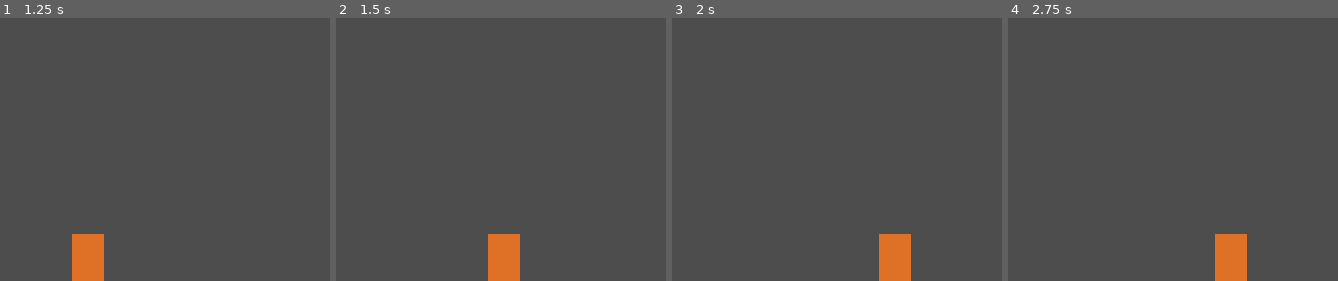
Above: before the commit, frames 1-4 (left to right).
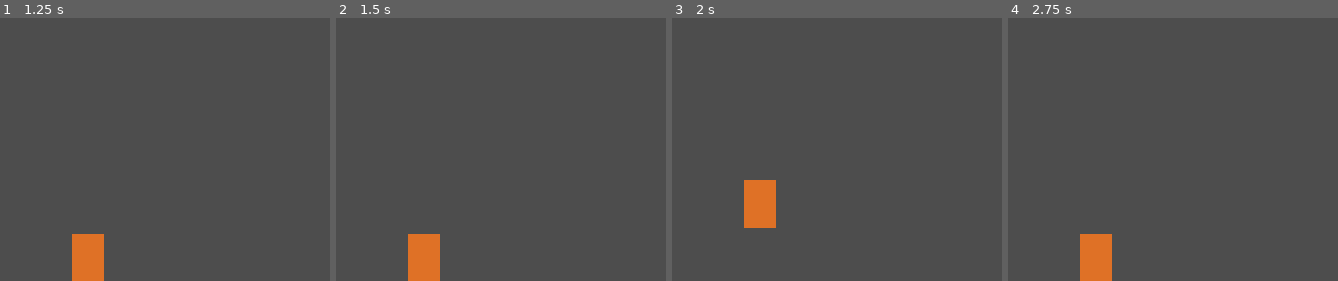
Above: after the commit, the same moments.

Repository: JachymDolezal/game-jam-solo
Game: Godot game, scene res://Menu/menu.tscn
Two runs of this game, one before a commit and one after it. Both use one fixed random seed, a clock stepped at 60 frames per second and the inputs below.
Inputs:
- Up to frame 1 (1.25 s): click "Play" at 0.5 s
- Up to frame 2 (1.5 s): tap Enter at 1.25 s; hold Right (Arrow_right) from 1.28 s (still down); tap Shift (Dash) at 1.35 s
- Up to frame 3 (2 s): keep holding Right (Arrow_right); tap Space (Jump) at 1.52, 1.55, 1.82 s
- Up to frame 4 (2.75 s): keep holding Right (Arrow_right); tap Space (Jump) at 2.1, 2.27, 2.57 s; tap Shift (Dash) at 2.3 s

Frame 1 is identical in both runs. In frame 2, 3.5% of the frame differs, in the area x 21-56%, y 82-100%; in frame 3, 3.5%, in the area x 21-73%, y 61-100%; in frame 4, 3.5%.

Commit message:
polish dash

Diff:
--- a/Player.gd
+++ b/Player.gd
@@ -7,6 +7,7 @@
 const dash_duration = 0.2
 const dash_cooldown = 2
 const dash_speed = 600
+var dash_pressed = false
 
 # Get the gravity from the project settings to be synced with RigidBody nodes.
 var gravity = ProjectSettings.get_setting("physics/2d/default_gravity")
@@ -36,17 +37,22 @@
 		velocity.y += gravity * delta
 
 	# Handle Jump.
-	if Input.is_action_just_pressed("Up") and is_on_floor():
+	if Input.is_action_just_pressed("Jump") and is_on_floor():
 		velocity.y = JUMP_VELOCITY
 
-	# Handle Dash
 	if Input.is_action_just_pressed("Dash"):
+		velocity.x = 0
+		dash_pressed = true
+
+	# Handle Dash.
+	if Input.is_action_just_released("Dash"):
+		dash_pressed = false
 		print(dash.dash_cooldown.time_left)
 		if dash.is_dash_ready():
 			print("prep for dash")
 			dash.start_dash(dash_duration)
 			cast_dash()
-			input_direction = Input.get_vector("Arrow_left", "Arrow_right", "Arrow_up", "Arrow_down")
+			input_direction = Input.get_vector("Left", "Right", "Up", "Down")
 			dash.start_cooldown(dash_cooldown)
 
 	# modify speed based on dash
@@ -71,9 +77,10 @@
 			velocity = input_direction * dash_speed
 			velocity.normalized()
 	else:
-		if direction:
-			velocity.x = direction * SPEED
-		else:
-			velocity.x = move_toward(velocity.x, 0, SPEED)
+		if not dash_pressed:
+			if direction:
+				velocity.x = direction * SPEED
+			else:
+				velocity.x = move_toward(velocity.x, 0, SPEED)
 
 	move_and_slide()
